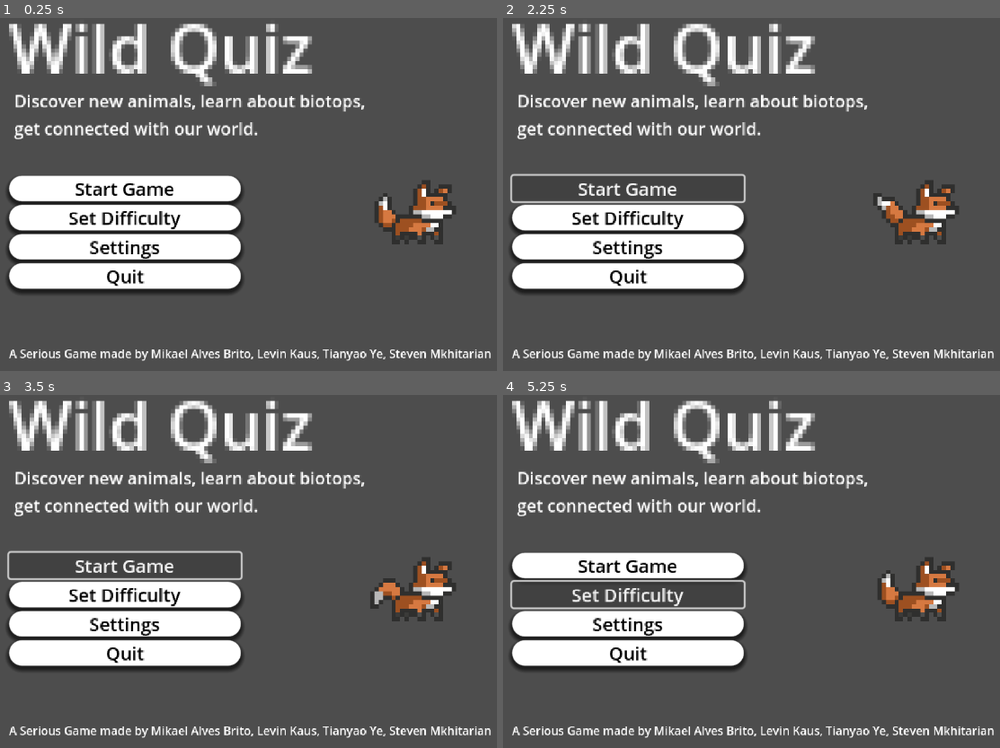
Above: before the commit, frames 1-4 (two rows, left to right).
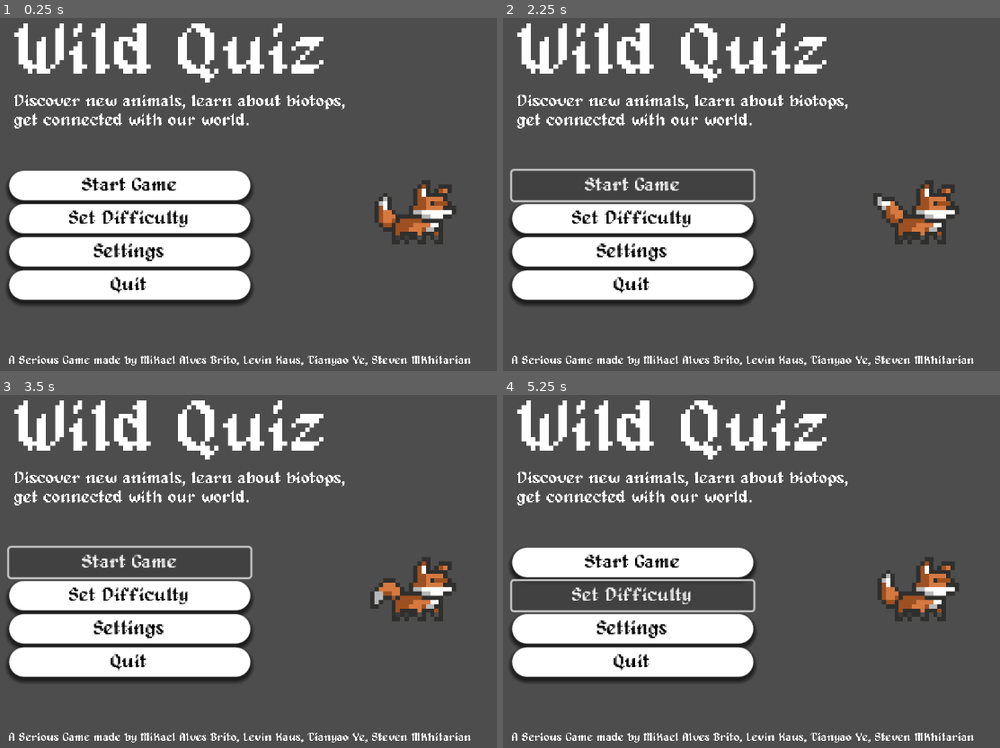
Above: after the commit, the same moments.

Repository: Mika2911ab/wild-quiz
Game: Godot game, scene res://scenes/MainMenu.tscn
The game is run twice, just before and just after one commit, with the same random seed, the same clock (stepped at 60 frames per second) and the same inputs.
Inputs:
- Up to frame 1 (0.25 s): no input
- Up to frame 2 (2.25 s): click "Set Difficulty" at 0.5 s; click "Settings" at 1.25 s; click "Start Game" at 2 s
- Up to frame 3 (3.5 s): click "Start Game" at 2.75 s
- Up to frame 4 (5.25 s): click "Set Difficulty" at 3.5 s; click "Start Game" at 4.25 s; click "Set Difficulty" at 5 s

The runs differ from the first frame. In frame 1, 18% of the frame differs, in the area x 1-99%, y 1-99%; in frame 2, 18%; in frame 3, 18%; in frame 4, 18%.

Commit message:
added font alagard

Diff:
--- a/scenes/MainMenu.tscn
+++ b/scenes/MainMenu.tscn
@@ -1,7 +1,8 @@
-[gd_scene load_steps=59 format=3 uid="uid://biaqn65s1pguc"]
+[gd_scene load_steps=60 format=3 uid="uid://biaqn65s1pguc"]
 
 [ext_resource type="Script" uid="uid://crp3cw182qqxw" path="res://main_menu.gd" id="1_i26rj"]
 [ext_resource type="Texture2D" uid="uid://hrtimjs7vwpn" path="res://assets/sprites/Fox Sprite Sheet.png" id="2_0ykhv"]
+[ext_resource type="FontFile" uid="uid://dne4aphor0uht" path="res://alagard.ttf" id="3_2wh52"]
 
 [sub_resource type="AtlasTexture" id="AtlasTexture_eiy7p"]
 atlas = ExtResource("2_0ykhv")
@@ -442,72 +443,81 @@
 sprite_frames = SubResource("SpriteFrames_e2xy7")
 animation = &"moving"
 autoplay = "idle"
-frame_progress = 0.982205
-
-[node name="Options" type="VBoxContainer" parent="Camera2D"]
+frame_progress = 0.785935
+
+[node name="Options (VBox)" type="VBoxContainer" parent="Camera2D"]
 offset_left = -136.0
-offset_top = -5.0
+offset_top = -7.0
 offset_right = 118.0
-offset_bottom = 131.0
-scale = Vector2(0.365883, 0.365883)
-
-[node name="Button" type="Button" parent="Camera2D/Options"]
+offset_bottom = 129.0
+scale = Vector2(0.380883, 0.380883)
+
+[node name="Button" type="Button" parent="Camera2D/Options (VBox)"]
 layout_mode = 2
+size_flags_vertical = 3
 theme_override_colors/font_color = Color(0, 0, 0, 1)
+theme_override_fonts/font = ExtResource("3_2wh52")
 theme_override_font_sizes/font_size = 20
 theme_override_styles/normal = SubResource("StyleBoxFlat_0ykhv")
 text = "Start Game"
 
-[node name="Button2" type="Button" parent="Camera2D/Options"]
+[node name="Button2" type="Button" parent="Camera2D/Options (VBox)"]
 layout_mode = 2
+size_flags_vertical = 3
 theme_override_colors/font_color = Color(0, 0, 0, 1)
+theme_override_fonts/font = ExtResource("3_2wh52")
 theme_override_font_sizes/font_size = 20
 theme_override_styles/normal = SubResource("StyleBoxFlat_0ykhv")
 text = "Set Difficulty"
 
-[node name="Button3" type="Button" parent="Camera2D/Options"]
+[node name="Button3" type="Button" parent="Camera2D/Options (VBox)"]
 layout_mode = 2
+size_flags_vertical = 3
 theme_override_colors/font_color = Color(0, 0, 0, 1)
+theme_override_fonts/font = ExtResource("3_2wh52")
 theme_override_font_sizes/font_size = 20
 theme_override_styles/normal = SubResource("StyleBoxFlat_0ykhv")
 text = "Settings"
 
-[node name="Button4" type="Button" parent="Camera2D/Options"]
+[node name="Button4" type="Button" parent="Camera2D/Options (VBox)"]
 layout_mode = 2
+size_flags_vertical = 3
 theme_override_colors/font_color = Color(0, 0, 0, 1)
+theme_override_fonts/font = ExtResource("3_2wh52")
 theme_override_font_sizes/font_size = 20
 theme_override_styles/normal = SubResource("StyleBoxFlat_0ykhv")
 text = "Quit"
 
-[node name="Title" type="VBoxContainer" parent="Camera2D"]
-offset_left = -136.0
-offset_top = -76.0
-offset_right = -62.0
-offset_bottom = -36.0
-scale = Vector2(1.66317, 1.66317)
-
-[node name="Title" type="Label" parent="Camera2D/Title"]
-layout_mode = 2
+[node name="Title" type="Label" parent="Camera2D"]
+offset_left = -134.0
+offset_top = -68.0
+offset_right = -60.0
+offset_bottom = -45.0
+scale = Vector2(1.82333, 1.82333)
+theme_override_fonts/font = ExtResource("3_2wh52")
 text = "Wild Quiz"
 
 [node name="Subtitle" type="VBoxContainer" parent="Camera2D"]
 offset_left = -134.0
-offset_top = -40.0
-offset_right = -62.0
+offset_top = -38.0
+offset_right = 180.0
+offset_bottom = 2.0
 scale = Vector2(0.423567, 0.423567)
 
 [node name="Subtitle" type="Label" parent="Camera2D/Subtitle"]
 layout_mode = 2
+theme_override_fonts/font = ExtResource("3_2wh52")
 text = "Discover new animals, learn about biotops,
 get connected with our world."
 
 [node name="Creators" type="VBoxContainer" parent="Camera2D"]
 offset_left = -136.0
-offset_top = 63.0
+offset_top = 67.0
 offset_right = 532.0
-offset_bottom = 103.0
+offset_bottom = 107.0
 scale = Vector2(0.289762, 0.289762)
 
 [node name="Label" type="Label" parent="Camera2D/Creators"]
 layout_mode = 2
+theme_override_fonts/font = ExtResource("3_2wh52")
 text = "A Serious Game made by Mikael Alves Brito, Levin Kaus, Tianyao Ye, Steven Mkhitarian"
Binary file added: alagard.ttf
Not shown, added: alagard.ttf.import
